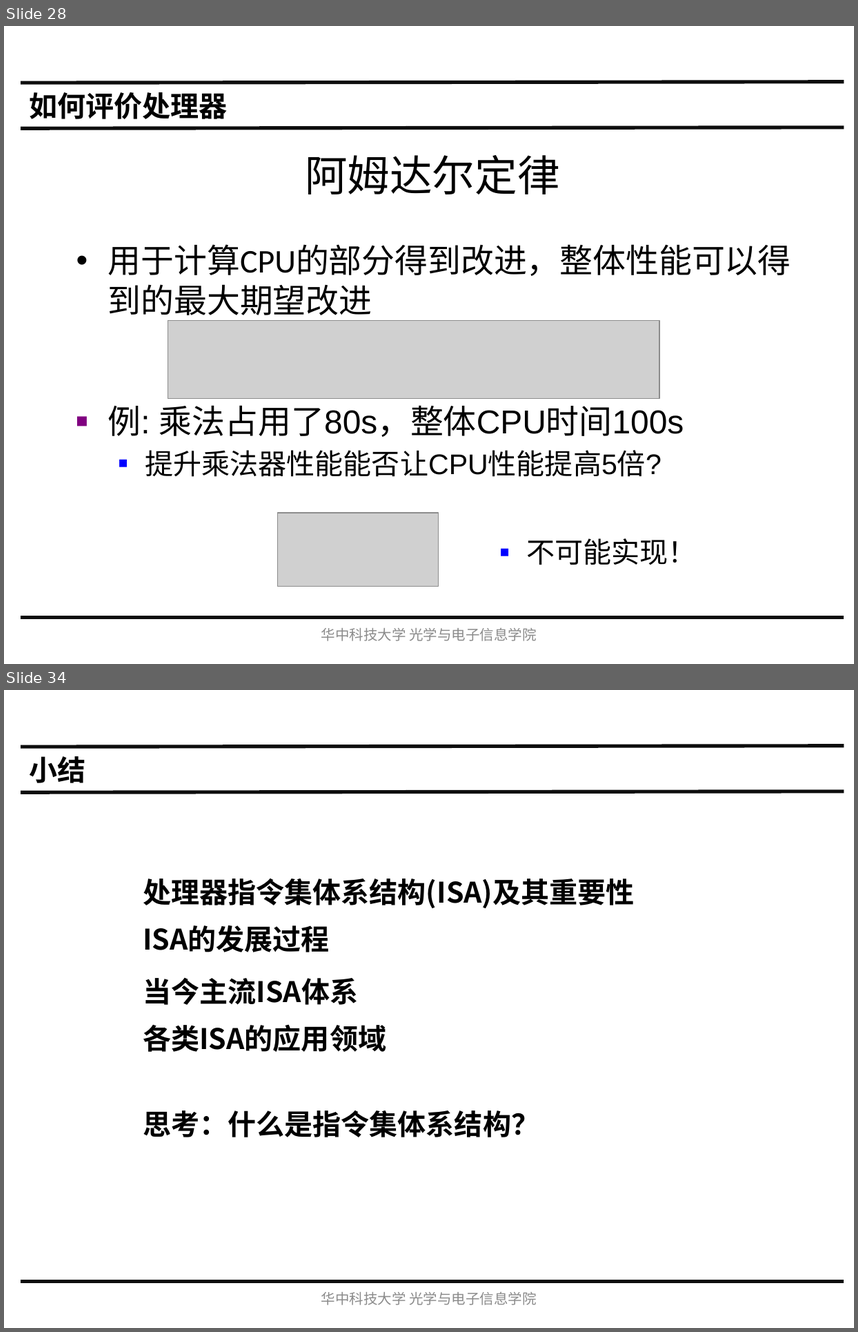
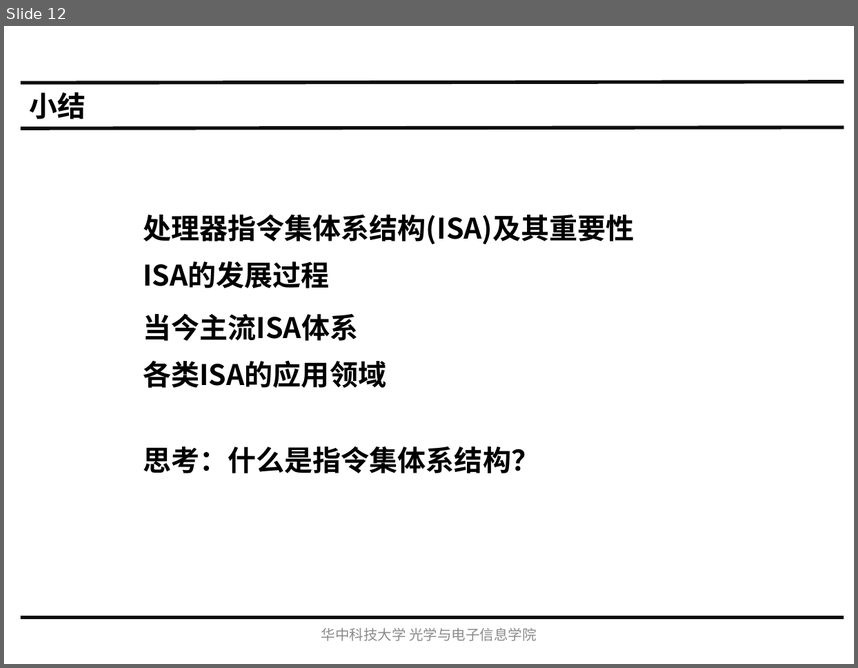
Before and after one commit to hust-gaoyujing/ic_resource, a slide deck: ic_design/computer organization and design/PPT/Ch2 指令集体系结构A_主流ISA (1).pptx. Shown one above the other, each under a label of ours: slides 28 and 34 before the commit, slide 12 after it; the slides between them are not shown. The pictures are 858x1332 and 858x668 pixels, drawn with LibreOffice and Linux fonts; fonts in the diff are those of the drawing; grey boxes stand for pictures. Boxes give left, top, right and bottom in pixels: in the first picture for what was removed or moved away, otherwise in the second. Text is boxed around its words. In the diff, an @@ line names an element or a change of style, - is before the commit and + after.

```diff
--- a/ic_design/computer organization and design/PPT/Ch2 指令集体系结构A_主流ISA (1).pptx
+++ b/ic_design/computer organization and design/PPT/Ch2 指令集体系结构A_主流ISA (1).pptx
@@ slide 28 removed at [4, 26, 854, 664], background #FFFFFF @@
@@ line removed from (21, 83) to (844, 82) @@
@@ text removed at [29, 92, 227, 119] @@
-如何评价处理器
@@ line removed from (21, 128) to (844, 127) @@
@@ title removed at [305, 155, 560, 194] @@
-阿姆达尔定律
@@ text removed at [108, 244, 791, 321] @@
-• 用于计算CPU的部分得到改进，整体性能可以得到的最大期望改进
@@ picture removed at [168, 320, 660, 399] @@
@@ text removed at [108, 405, 684, 477] @@
-■ 例: 乘法占用了80s，整体CPU时间100s
-  ■ 提升乘法器性能能否让CPU性能提高5倍?
@@ picture removed at [278, 512, 439, 586] @@
@@ text removed at [526, 538, 696, 565] @@
-  ■ 不可能实现！
@@ line removed from (21, 617) to (844, 617) @@
@@ text removed at [321, 628, 537, 641] @@
-华中科技大学 光学与电子信息学院
@@ what was slide 34 is now slide 12 @@
```
Also in this commit, not shown: 1 slide changed, 21 other slides removed, 1 other file.
